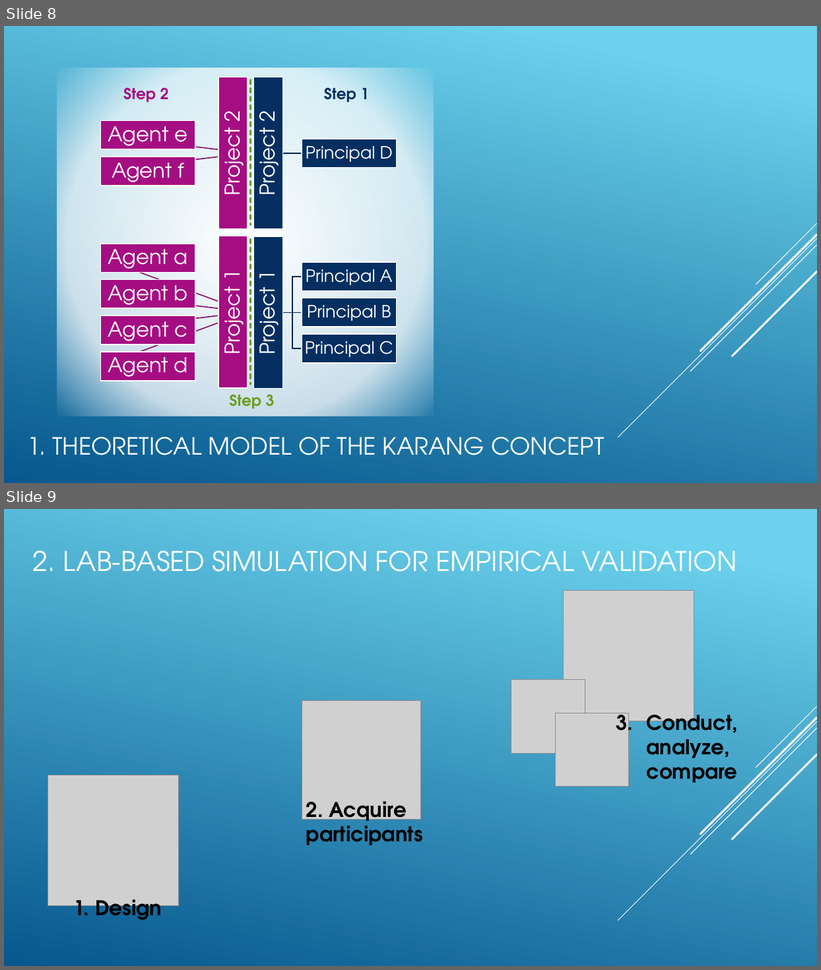
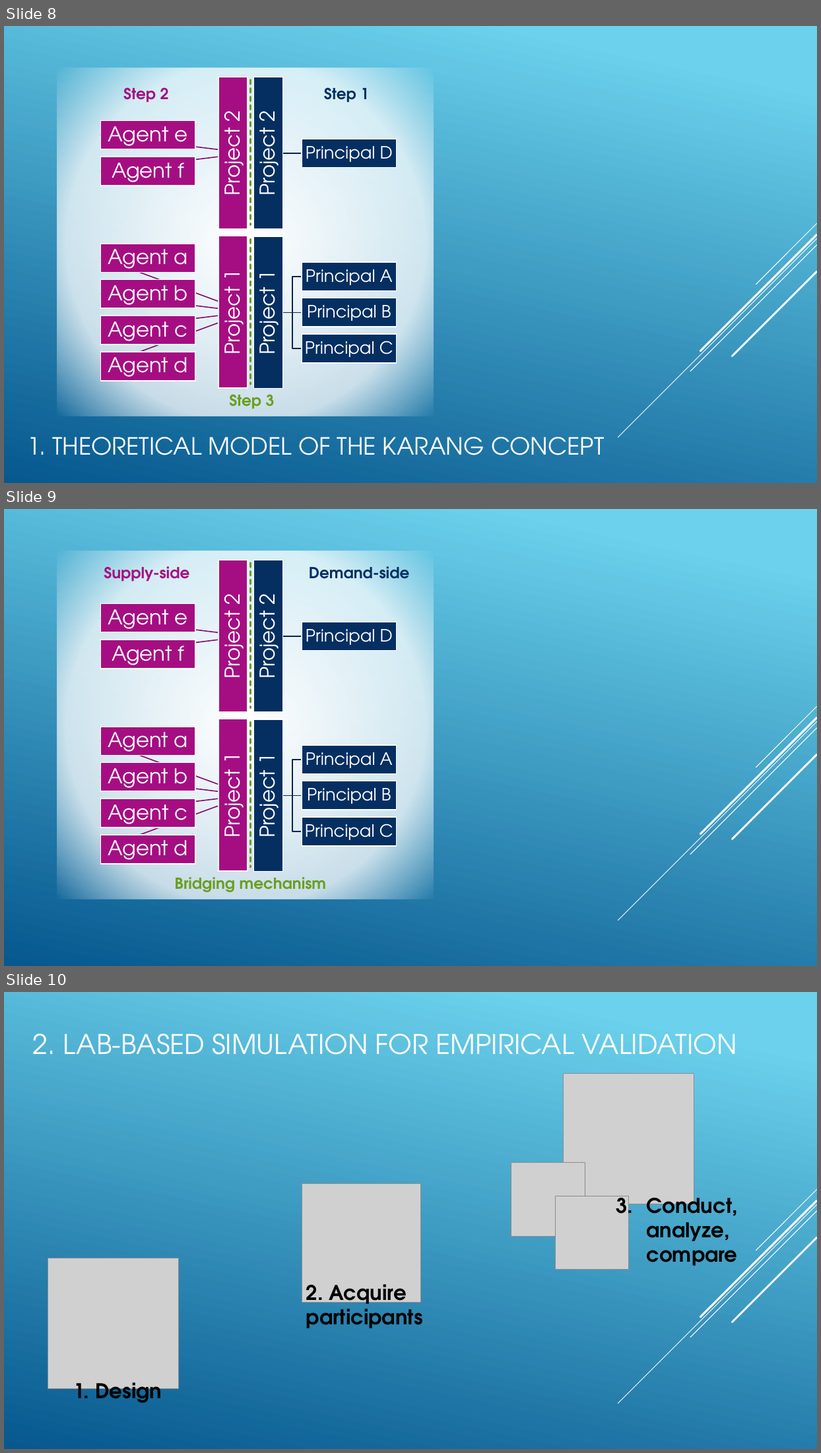
Before and after one commit to course-fish521-2023/Kat_Leigh_fish521_23, a slide deck: HW assignments/KARANG prez.pptx. Shown one above the other, each under a label of ours: slides 8 and 9 before the commit, slides 8, 9 and 10 after it. The pictures are 821x970 and 821x1453 pixels, drawn with LibreOffice and Linux fonts; fonts in the diff are those of the drawing; grey boxes stand for pictures. Boxes give left, top, right and bottom in pixels: in the first picture for what was removed or moved away, otherwise in the second. Text is boxed around its words. In the diff, an @@ line names an element or a change of style, - is before the commit and + after.

```diff
--- a/HW assignments/KARANG prez.pptx
+++ b/HW assignments/KARANG prez.pptx
@@ slide 9 added at (4, 509, 817, 966), background gradient #6ED2EB to #06588E; not listed: 5 template elements that a slide beside it also shows @@
@@ rectangle added at (57, 551, 434, 900), fill gradient #FFFFFF @@
@@ text added at (104, 562, 189, 582), 18 pt, text #A50E82, bold @@
+Supply-side
@@ line added from (250, 562) to (250, 708), #6A9E1F 2.5 pt dashed @@
@@ text added at (309, 562, 409, 579), 18 pt, text #052F61, bold @@
+Demand-side
@@ group added at (100, 560, 250, 712): 3 rectangles, 3 texts, 2 freeform shapes @@
+Project 2
+Agent e
+Agent f
@@ group added at (250, 560, 396, 712): 2 rectangles, 2 texts, 1 freeform shape @@
+Project 2
+Principal D
@@ line added from (250, 722) to (250, 867), #6A9E1F 2.5 pt dashed @@
@@ group added at (250, 720, 396, 871): 4 rectangles, 4 texts, 3 freeform shapes @@
+Project 1
+Principal A
+Principal B
+Principal C
@@ group added at (100, 720, 250, 871): 5 rectangles, 5 texts, 4 freeform shapes @@
+Project 1
+Agent a
+Agent b
+Agent c
+Agent d
@@ text added at (175, 877, 327, 892), 18 pt, text #6A9E1F, bold @@
+Bridging mechanism
@@ what was slide 9 is now slide 10 @@
```
Also in this commit, not shown: 1 slide changed, 1 other file.
